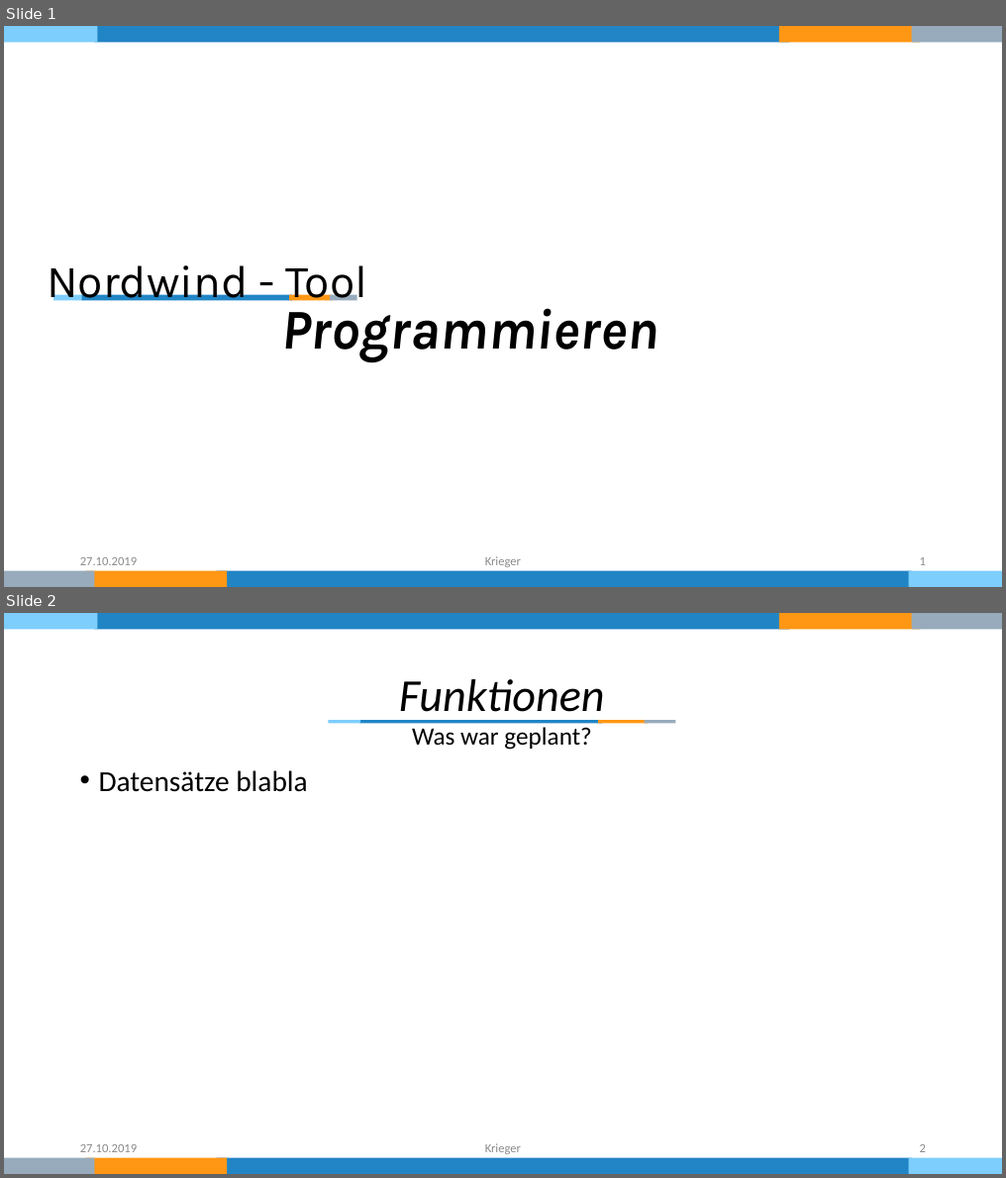
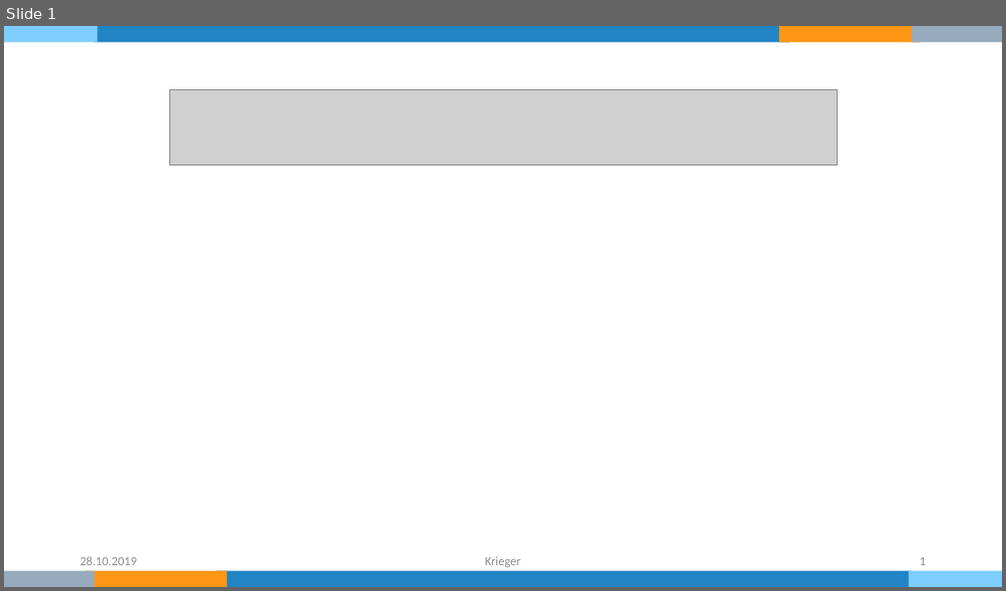
Before and after one commit to KriegersBlog/nordwind-tool, a slide deck: Dokumentation/Präsentation.pptx. Shown one above the other, each under a label of ours: slides 1 and 2 before the commit, slide 1 after it. The pictures are 1006x1178 and 1006x591 pixels, drawn with LibreOffice and Linux fonts; fonts in the diff are those of the drawing; grey boxes stand for pictures. Boxes give left, top, right and bottom in pixels: in the first picture for what was removed or moved away, otherwise in the second. Text is boxed around its words. In the diff, an @@ line names an element or a change of style, - is before the commit and + after.

```diff
--- a/Dokumentation/Präsentation.pptx
+++ b/Dokumentation/Präsentation.pptx
@@ slide 2 removed at (4, 613, 1002, 1174), background #FFFFFF; not listed: 8 template elements that a slide beside it also shows @@
@@ text removed at (399, 679, 605, 723) @@
-Funktionen
@@ text removed at (412, 727, 591, 750) @@
-Was war geplant?
@@ group removed at (328, 720, 675, 723): 4 rectangles @@
@@ text removed at (99, 770, 307, 792) @@
-• Datensätze blabla
@@ text removed at (80, 1145, 137, 1153) @@
-27.10.2019
@@ text removed at (485, 1144, 521, 1155) @@
-Krieger
@@ page number removed at (920, 1145, 926, 1153) @@
-2
@@ slide 1 changed as well @@
@@ picture added at (169, 89, 838, 166) @@
@@ title removed at (47, 266, 367, 301) @@
-Nordwind - Tool
@@ subtitle removed at (281, 298, 658, 363) @@
-Programmieren
@@ group removed at (54, 294, 357, 301): 4 rectangles @@
@@ text at (80, 557, 137, 566): text changed @@
-27.10.2019
+28.10.2019
```
Also in this commit, not shown: 6 other slides changed, 1 slide added.
